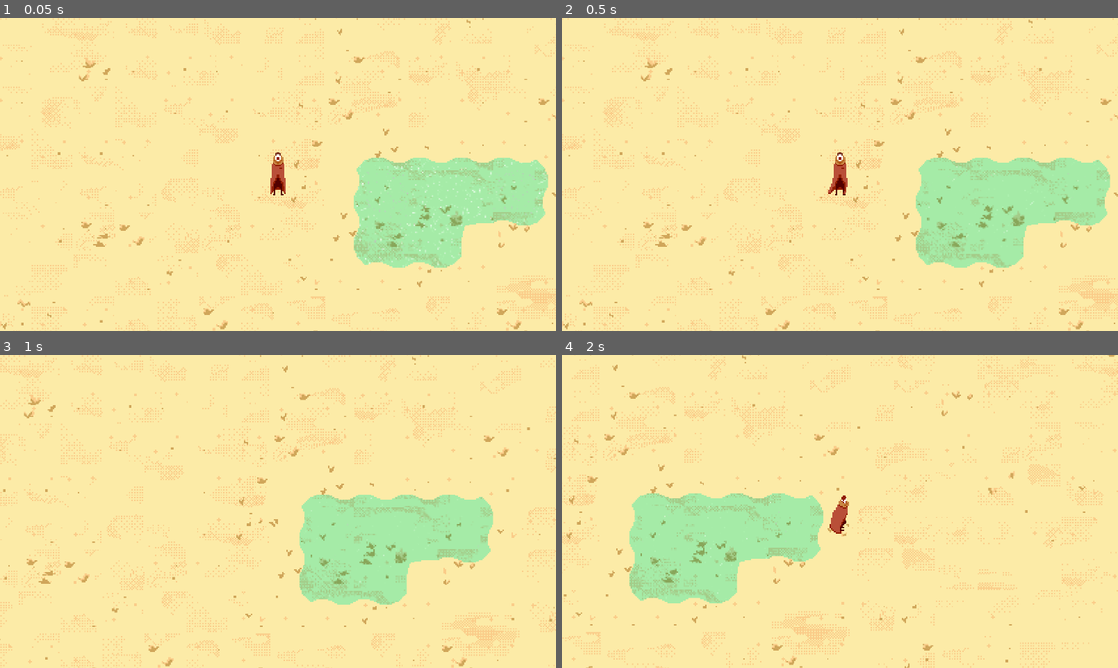
Above: before the commit, frames 1-4 (two rows, left to right).
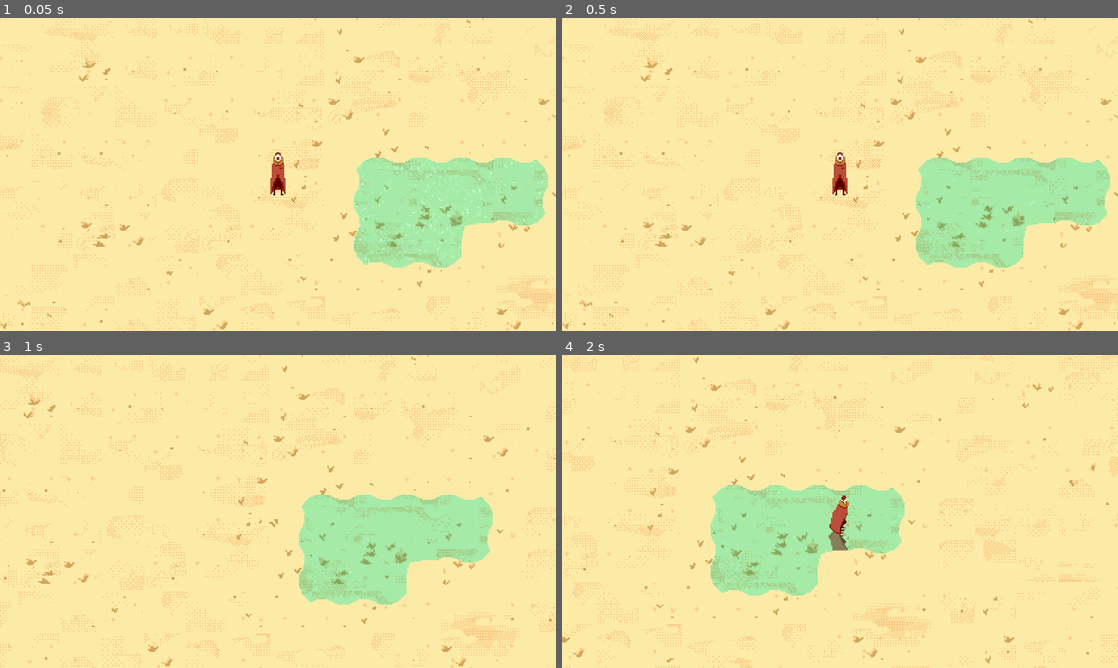
Above: after the commit, the same moments.

Repository: Lukko-Digital/Sift
Game: Godot game, scene res://scenes/main.tscn
Same seed, same stepped clock (60 frames per second), same inputs: the game is played once before the commit and once after it.
Inputs:
- Up to frame 1 (0.05 s): no input
- Up to frame 2 (0.5 s): no input
- Up to frame 3 (1 s): hold D (right) from 0.53 s (still down); tap Space (dash) at 0.6 s
- Up to frame 4 (2 s): release D (right) at 1.28 s; hold S (down) from 1.28 s (still down); tap Space (dash) at 1.35 s

Frame 1 is identical in both runs. In frame 2, less than 0.1% of the frame differs, in the area x 47-52%, y 52-57%; in frame 3, 1.2%; in frame 4, 17%, in the area x 0-100%, y 0-100%.

Commit message:
dashing and idle animations

Diff:
--- a/scripts/player/sand_dash.gd
+++ b/scripts/player/sand_dash.gd
@@ -1,13 +1,12 @@
 extends ModeState
 
-const DASH_SPEED = 180
+const DASH_SPEED = 130
 const START_LAG = 0.15
-const END_LAG = 0.15
+const END_LAG = 0.25
 
 func enter():
 	time = 1.5
 	animation_tree["parameters/playback"].travel("SandDash")
-	character.velocity = character.velocity.normalized() / 1000
 
 	if abs(character.velocity.x) > abs(character.velocity.y):
 		animation_tree["parameters/SandDash/blend_position"] = Vector2(character.velocity.x / abs(character.velocity.x), 0)
@@ -16,7 +15,6 @@
 
 func handle_physics(delta):
 	if parent_state.dash_timer.time_left < time - START_LAG:
-		print(1)
 		character.velocity = character.velocity.normalized() * DASH_SPEED
 	if parent_state.dash_timer.time_left < END_LAG:
 		var direction = Vector2(
--- a/scripts/player/states/idle.gd
+++ b/scripts/player/states/idle.gd
@@ -5,6 +5,10 @@
 
 func enter():
 	animation_tree["parameters/playback"].travel("Idle")
+	if abs(character.velocity.x) > abs(character.velocity.y):
+		animation_tree["parameters/Idle/blend_position"] = Vector2(character.velocity.x / abs(character.velocity.x), 0)
+	else:
+		animation_tree["parameters/Idle/blend_position"] = Vector2(0, character.velocity.y / abs(character.velocity.y))
 
 func handle_physics(delta: float):
 	character.velocity = character.velocity.move_toward(Vector2.ZERO, DECEL*delta)
